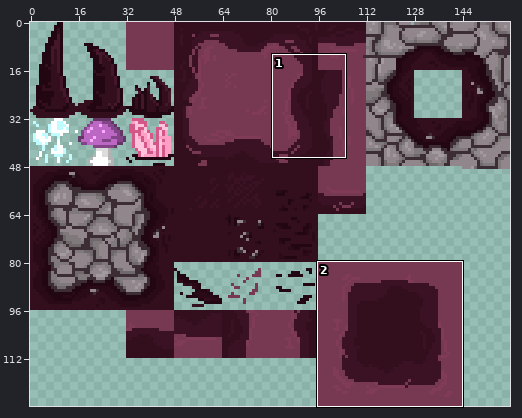
Two states of a sprite sheet, Assets/Sprites/Underworld/underworld_tileset_new.png. Above, an overview of the earlier version with the close-up marked.
Close-up. Earlier state:
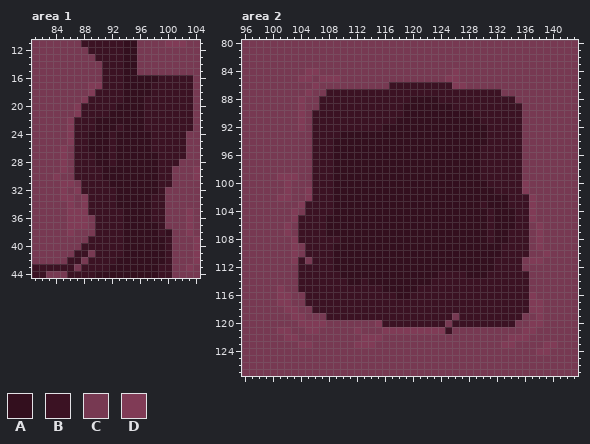
The file is 160x128 pixels. Colours within 5 levels of each other are drawn and written as one. Shown: area 1: x 81..104, y 11..44; area 2: x 96..143, y 80..127. The commit also changed other parts of the picture, which this record leaves out.
Palette (. is transparent): A #330f1e  B #3b1223  C #773952  D #803b56
Pixels before, area 1, first column x 81:
11 CCCCCCCBBBBBBAACCCCDDDCC
12 CCCCCCCCBBBBBAACCCCCCCCC
13 CCCCCCCCCBBBBAACCCCCCCCC
14 CCCCCCCCCCBBBAACCCCCCCCC
15 CCCCCCCCCCBBBAACCCCCCCCC
16 CCCCCCCCCCBBBAAAAABBBBBC
17 CCCCCCCCDDBBBAAAABBBBBBC
18 CCCCCCCCDBBBBAAAABBBBBBC
19 CCCCCCCDBBBBBAAABBBBBBBC
20 CCCCCCDBBBBBAAAABBBBBBBC
21 CCCCCCDBBBBAAAAABBBBBBBC
22 CCCCCDBBBAAAAAAABBBBBBBC
23 CCCCCDBBBAAABAAABBBBBBBC
24 CCCCCDBBAAABAAAAABBBBBCC
25 CCCCCDBBAAABAAAAABBBBBCC
26 CCCCDCBBAAABAAAAABBBBBCC
27 CCCCDCBBBAABAAAAAABBBBCC
28 CCCCDCBBBAABAAAAAABBBCCC
29 CCCCDCBBBBAAAAAAAABBCCCD
30 CCCDCCBBBBAAAAAAAABBCCCD
31 CCCCDDCBBBBAAAAAAABBCCCC
32 CCCCDCDBBBBBAAAAAABCCCCC
33 CCCCDDCDBBBBAAAAABBCCCCC
34 CCCCCDCDBBBBAAAAABBCCCCC
35 CCCCCDDDBBBBBAAAABBCCCDC
36 CCCCCDDDCBBBBAAAABBCCCDC
37 CCCCCDDDCBBBBAAAAABCCCDC
38 CCCCCDCCCBBBBAAAAABACCDC
39 CCCCCCCCBBBBBAAAAAABCCCD
40 CCCCCCCBBBBBBAAAAAABCCCD
41 CCCCCCBBCBBBBAAAAAABCCCD
42 CCCCCBBCBBBBAAAAAAABCCCD
43 BBBBBBCBBBBAAAAAAABBCCDC
44 BBCCCBBBBAAAAAAAAABBCCCC
Pixels before, area 2, first column x 96:
 80 CCCCCCCCCCCCCCCCCCCCCCCCCCCCCCCCCCCCCCCCCCCCCCCC
 81 CCCCCCCCCCCCCCCCCCCCCCCCCCCCCCCCCCCCCCCCCCCCCCCC
 82 CCCCCCCCCCCCCCCCCCCCCCCCCCCCCCCCCCCCCCCCCCCCCCCC
 83 CCCCCCCCCCCCCCCCCCCCCCCCCCCCCCCCCCCCCCCCCCCCCCCC
 84 CCCCCCCCCDDCCCCCCCCCCCCCCCCCCCDCCCCCCCCCCCCCCCCC
 85 CCCCCCCCDDCDDDCCCCCCCCCCCCCCCDDCCCCCCCCCCCCCCCCC
 86 CCCCCCCCCCDCCCCCCCCCCBBBBBBBBBDDCCCCCCCCCCCCCCCC
 87 CCCCCCCCCDCCBBBBBBBBBBBBBBBBBBBBBBBBBCCCCCCCCCCC
 88 CCCCCCCCDCCBBBBBBBBBBBBBAAAABBBBBBBBBBBCCCCCCCCC
 89 CCCCCCCCDCCBBBBBBBBBBBBAAAAAAABBBBBBBBBBCCCCCCCC
 90 CCCCCCCCDCBBBBBBBBBBBBBAAAAAAAAAABBBBBBBCCCCCCCC
 91 CCCCCCCCDCBBBBBBBBBBBBAAAAAAAAAAAABBBBBBCCCCCCCC
 92 CCCCCCCCDCBBBBBBBBBBAAAAAAAAAAAAAAABBBBBCCCCCCCC
 93 CCCCCCCCCCBBBBAAAAAAAAAAAAAAAAAAAAABBBBBCCCCCCCC
 94 CCCCCCCCCCBBBAAAAAAAAAAAAAAAAAAAAAABBBBBCCCCCCCC
 95 CCCCCCCCCCBBBAAAAAAAAAAAAAAAAAAAAABBBBBBCCCCCCCC
 96 CCCCCCCCCCBBBAAAAAAAAAAAAAAAAAAAAABBBBBBCCCCCCCC
 97 CCCCCCCCCCBBBAAAAAAAAAAAAAAAAAAAAABBBBBBCCCCCCCC
 98 CCCCCCCCCCBBBAAAAAAAAAAAAAAAAAAAAABBBBBBCCCCCCCC
 99 CCCCCDDDCCBBBAAAAAAAAAAAAAAAAAAAAABBBBBBCCCCCCCC
100 CCCCCCDCCCBBBAAAAAAAAAAAAAAAAAAAAAABBBBBDCCCCCCC
101 CCCCCCDCCDBBBAAAAAAAAAAAAAAAAAAAAAAABBBBDCCCCCCC
102 CCCCCDDCCDBBBAAAAAAAAAAAAAAAAAAAAAAAAABBBDCCCCCC
103 CCCCCCCCDBBBBAAAAAAAAAAAAAAAAAAAAABAAABBBDCCCCCC
104 CCCCCCCDCBBBBAAAAAAAAAAAAAAAAAAAAAABAAABBDCCCCCC
105 CCCCCCCDBBBBAAAAAAAAAAAAAAAAAAAAAAABAAABBDCCCCCC
106 CCCCCCDCBBBBAAAAAAAAAAAAAAAAAAAAAAABAAABBCDCCCCC
107 CCCCCCDCBBBBAAAAAAAAAAAAAAAAAAAAAAABAABBBCDCCCCC
108 CCCCCCCDBBBBBBAAAAAAAAAAAAAAAAAAAAABAABBBCDCCCCC
109 CCCCCCCDCBBBBAAAAAAAAAAAAAAAAAAAAAAAABBBBCDCCCCC
110 CCCCCCCDCBBBBAAAAAAAAAAAAAAAAAAAAAAAABBBBCCDCCCC
111 CCCCCCCDBCBBBAAAAAAAAAAAAAAAAAAAAAAABBBBCDDCCCCC
112 CCCCCCCCBBBBBAAAAAAAAAAAAAAAAAAAAAAABBBBCCCCCCCC
113 CCCCCCCCBBBBBBAAAAAAAAAAAAAABBBBAAABBBBBBCCCCCCC
114 CCCCCCCCBBBBBBBAABAAAAAAAAABBBBBBBBBBBBBBCCCCCCC
115 CCCCCDCCBBBBBBBBBBBBAAAAABBBBBBBBBBBBBBBBCCCCCCC
116 CCCCCDDCCBBBBBBBBBBBBBAABBBBBBBBBBBBBBBBBDCCCCCC
117 CCCCCDDCCBBBBBBBBBBBBBBBBBBBBBBBBBBBBBBBBDDCCCCC
118 CCCCCCDDCCBBBBBBBBBBBBBBBBBBBBBBBBBBBBBBBDDCCCCC
119 CCCCCCCDDCCCBBBBBBBBBBBBBBBBBBCBBBBBBBBBCCDCCCCC
120 CCCCCCCCDDDDCCCCCCCDBBBBBBBBBCBBBBBBBBBCCDDCCCCC
121 CCCCCDDCCDDCCCCCDCCCDDDDDDDDDBCCCCCCCCCCDDCCCCCC
122 CCCCCCDDCCCCCCCCCDDDCCCCCCCCCCCCCCCCCCDDDCCCCCCC
123 CCCCCCCCDDCCCCCCDDDCCCCCCCCCCCCCCCCCCDDCCCCDDCCC
124 CCCCCCCCCCCCCCCCCCCCCCCCCCCCCCCCCCCCCCCCCCDDCCCC
125 CCCCCCCCCCCCCCCCCCCCCCCCCCCCCCCCCCCCCCCCCCCCCCCC
126 CCCCCCCCCCCCCCCCCCCCCCCCCCCCCCCCCCCCCCCCCCCCCCCC
127 CCCCCCCCCCCCCCCCCCCCCCCCCCCCCCCCCCCCCCCCCCCCCCCC
And afterwards:
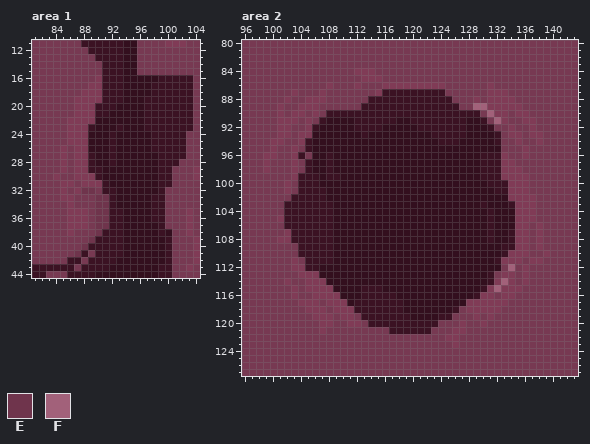
Colours new in this view: E #6f344c  F #a2617a
Diff:
Area 1:
y 16: x 90 C -> D
y 18: x 88 C -> D; x 90 B -> D
y 19: x 87 C -> D; x 89..90 BB -> DD
y 20..21: x 88..89 BB -> DD
y 22: x 87..89 BBB -> DDD
y 23..29: x 87..88 BB -> DD
y 30: x 87..89 BBB -> DDD
y 31: x 88..90 BBB -> DDD
y 32: x 88..90 BBB -> EEC
y 33..34: x 88..91 DBBB -> CCEE
y 35: x 89..91 BBB -> CEE
y 36..37: x 90..91 BB -> EE
y 38: x 90 B -> E
y 39: x 89 B -> E
y 40: x 88 B -> E
y 41: x 87 B -> E
Area 2:
y 84: x 105..106 DD -> CC; x 112..114 CCC -> DDD; x 126 D -> C
y 85: x 104..105 DD -> CC; x 107..109 DDD -> CCC; x 113..115 CCC -> DDD; x 125..126 DD -> CC
y 86: x 106 D -> C; x 108 C -> D; x 112 C -> D; x 116..127 CBBBBBBBBBDD -> DDDDDDDDDCCC; x 131 C -> D
y 87: x 103 C -> D; x 105 D -> C; x 107..115 CBBBBBBBB -> DCCCCCCCD; x 125..133 BBBBBBBBC -> CCCCCCDDD
y 88: x 102 C -> D; x 104..113 DCCBBBBBBB -> CDDDCCCCCC; x 120..123 AAAA -> BBBB; x 126..134 BBBBBBBBB -> CCCDCDDDD
y 89: x 101 C -> D; x 105..112 CCBBBBBB -> DDCCCCCC; x 119..125 AAAAAAA -> BBBBBBB; x 127..135 BBBBBBBBB -> CCFFDDDDD
y 90: x 101 C -> D; x 103 C -> D; x 106..107 BB -> DC; x 119..128 AAAAAAAAAA -> BBBBBBBBBB; x 130..136 BBBBBBC -> CFDDCDD
y 91: x 101..106 CCCDCB -> DDDCDC; x 108..111 BBBB -> AAAA; x 120..127 AAAAAAAA -> BBBBBBBB; x 131..137 BBBBBCC -> CFDCCDD
y 92: x 101..102 CC -> DD; x 104..105 DC -> CD; x 107..111 BBBBB -> AAAAA; x 121..127 AAAAAAA -> BBBBBBB; x 132..135 BBBB -> CCDC; x 137 C -> D
y 93: x 101..102 CC -> DD; x 104..109 CCBBBB -> DDAAAA; x 113 A -> B; x 123..127 AAAAA -> BBBBB; x 131 B -> A; x 133..135 BBB -> CDD; x 137..138 CC -> DD
y 94: x 100..101 CC -> DD; x 104..108 CCBBB -> DBAAA; x 124..126 AAA -> BBB; x 131 B -> A; x 133..135 BBB -> CCD; x 138 C -> D
y 95: x 100 C -> D; x 103 C -> D; x 105..108 CBBB -> BAAA; x 130..136 BBBBBBC -> AAACCCD
y 96: x 99..100 CC -> DD; x 103..104 CC -> DB; x 106..107 BB -> AA; x 133..136 BBBC -> DCCD
y 97: x 99 C -> D; x 103 C -> D; x 105..107 CBB -> BAA; x 133..135 BBB -> DDC
y 98: x 99 C -> D; x 103 C -> D; x 105..107 CBB -> BAA; x 133..135 BBB -> DDD
y 99: x 101..102 DD -> CC; x 104..105 CC -> BB; x 107 B -> A; x 109 A -> B; x 133..136 BBBC -> DDDD
y 100: x 104..105 CC -> BB; x 107..108 BB -> AA; x 134..135 BB -> DD
y 101: x 104..105 CD -> BB; x 108 B -> A; x 134..135 BB -> DD
y 102: x 101..105 DDCCD -> CCBBB; x 108 B -> A; x 134..136 BBB -> DDD
y 103: x 102..104 CCD -> BBB; x 135..136 BB -> DD
y 104: x 102..104 CDC -> BBB; x 135..136 BB -> DD
y 105: x 101..103 CCD -> DBB; x 108 A -> B; x 135..136 BB -> DD
y 106: x 102..103 DC -> BB; x 108 A -> B; x 135..136 BB -> DD
y 107: x 103 C -> B; x 108 A -> B; x 135..136 BB -> DD
y 108: x 101..103 CCD -> DDB; x 109 B -> A; x 135..136 BB -> DD
y 109: x 103..104 DC -> CB; x 135..136 BB -> DD
y 110: x 103..104 DC -> CB; x 134..136 BBB -> DDD
y 111: x 104..105 BC -> CB; x 133..135 BBB -> DDD
y 112: x 103..104 CB -> DD; x 107..108 BB -> AA; x 132..136 BBBBC -> ACFCD
y 113: x 104..109 BBBBBB -> DDDAAA; x 124..127 BBBB -> AAAA; x 132..136 BBBBB -> CDDCD
y 114: x 102 C -> D; x 104..110 BBBBBBB -> CDDDAAA; x 113 B -> A; x 123..130 BBBBBBBB -> AAAAAAAA; x 132..136 BBBBB -> DFDCD
y 115: x 101 D -> C; x 103..112 CBBBBBBBBB -> DCDDDDAAAA; x 121..129 BBBBBBBBB -> AAAAAAAAA; x 131..136 BBBBBB -> DFDDDC
y 116: x 101..103 DDC -> CCD; x 105..112 BBBBBBBB -> CDDDDAAA; x 120..128 BBBBBBBBB -> AAAAAAAAA; x 130..137 BBBBBBBD -> DDCDDCCC
y 117: x 101..102 DD -> CC; x 104..111 CBBBBBBB -> DDDCDDDA; x 119..138 BBBBBBBBBBBBBBBBBBDD -> AAAAAAAAADDDDDDCCCCC
y 118: x 102..103 DD -> CC; x 105..111 CBBBBBB -> DDDCDDD; x 119..125 BBBBBBB -> AAAAAAA; x 127..138 BBBBBBBBBBDD -> CDDDDDCCCCCC
y 119: x 103..104 DD -> CC; x 106..112 CCBBBBB -> DDDCDDC; x 120..123 BBBB -> AAAA; x 127..135 BBBBBBBBB -> CCDCDCCCC; x 138 D -> C
y 120: x 104..106 DDD -> CCC; x 108 C -> D; x 111..112 CC -> DD; x 114..115 CD -> BB; x 124 B -> C; x 126..134 BBBBBBBBB -> CDCCDCCCC; x 137..138 DD -> CC
y 121: x 101..102 DD -> CC; x 105..107 DDC -> CCD; x 112 D -> C; x 116..127 DDDDDDDDDBCC -> CBBBBBBCCCDD; x 136..137 DD -> CC
y 122: x 102..103 DD -> CC; x 113..115 DDD -> CCC; x 125..126 CC -> DD; x 134..136 DDD -> CCC
y 123: x 104..105 DD -> CC; x 112..114 DDD -> CCC; x 126 C -> D; x 133..134 DD -> CC; x 139..140 DD -> CC
y 124: x 138..139 DD -> CC
Pixel boxes of the changes (left, top, right, bottom) in both close-ups:
changed: (74, 75, 109, 257)
changed: (263, 68, 557, 355)
